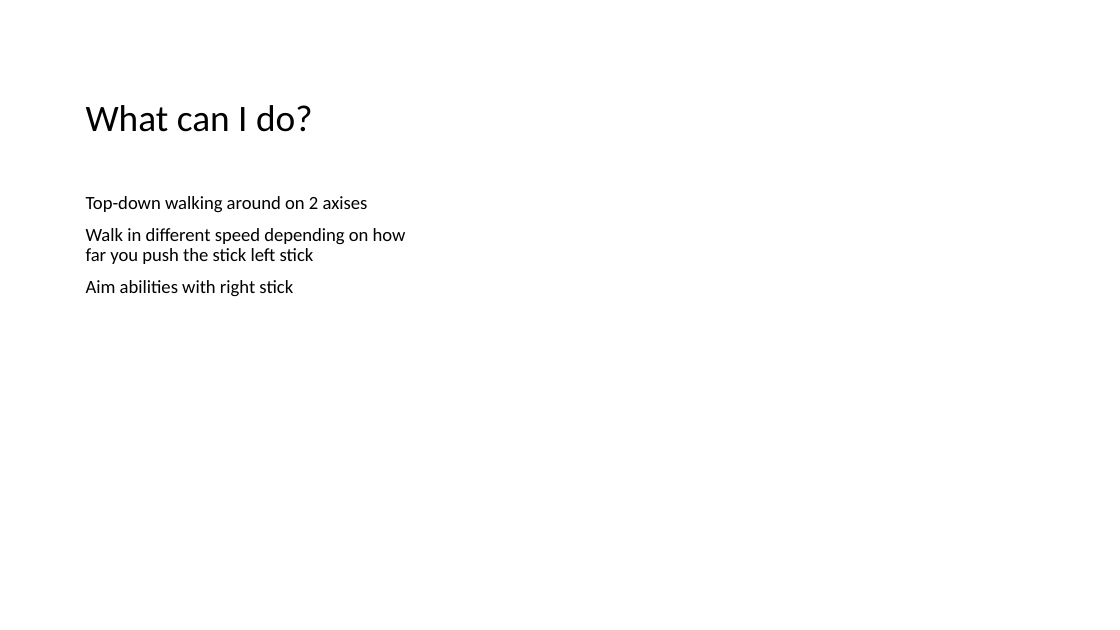
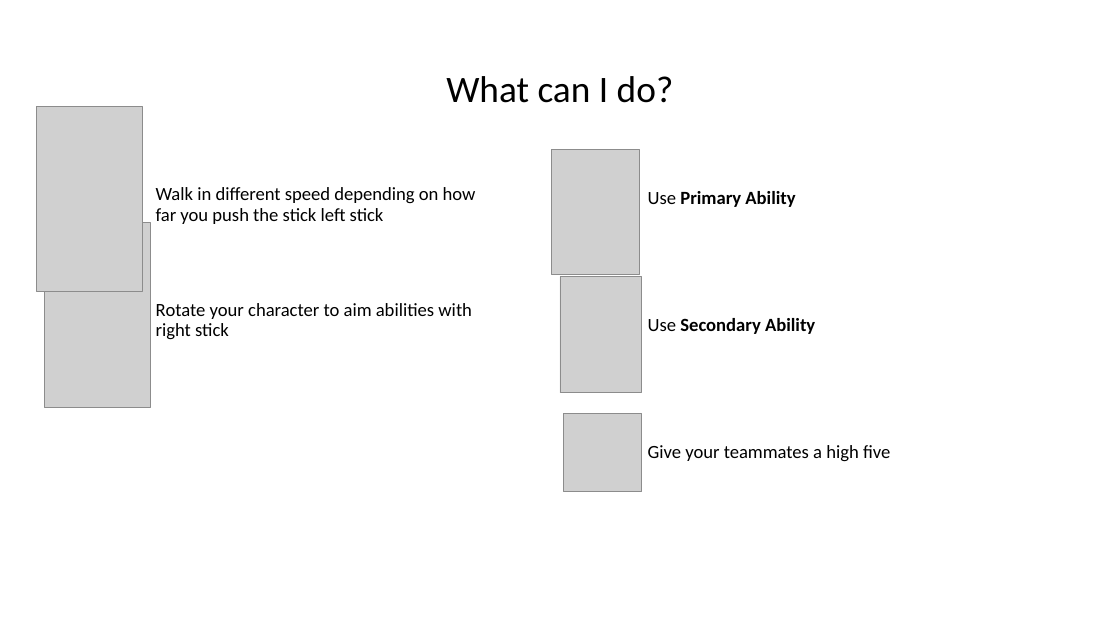
Before and after one commit to Piglettank/WomboCombo, a slide deck: slide 7 of Phase 2 - Writing down the details.pptx (slide 8 before the commit). Drawn at 1120x630 pixels with LibreOffice and Linux fonts; fonts in the diff are those of the drawing; grey boxes stand for pictures. Boxes give left, top, right and bottom in pixels: in the first picture for what was removed or moved away, otherwise in the second. Text is boxed around its words. In the diff, an @@ line names an element or a change of style, - is before the commit and + after.

```diff
--- a/Phase 2 - Writing down the details.pptx
+++ b/Phase 2 - Writing down the details.pptx
@@ title "What can I do?": place and size @@
-title "What can I do?" at (86,105,313,132)
+title "What can I do?" at (446,76,674,103)
@@ title "What can I do?" at (446,76,674,103): alignment left to centre @@
@@ picture added at (37,107,143,292) @@
@@ picture added at (552,150,639,275) @@
@@ text at (86,196,368,212): paragraph removed @@
-Top-down walking around on 2 axises
@@ text "Walk in different speed depending ...": place and size @@
-text "Walk in different speed depending ..." at (86,196,406,297)
+text "Walk in different speed depending ..." at (156,187,476,340)
@@ text added at (648,191,890,462), 16 pt, text #000000 @@
+Use Primary Ability
+Use Secondary Ability
+Give your teammates a high five
@@ picture added at (45,223,150,408) @@
@@ picture added at (560,276,642,392) @@
@@ text at (156,303,472,340): text changed @@
-Aim abilities with right stick
+Rotate your character to aim abilities with right stick
@@ picture added at (563,413,641,492) @@
```
Also in this commit, not shown: 6 other slides changed, 2 slides added, 1 slide removed, 21 other files.
